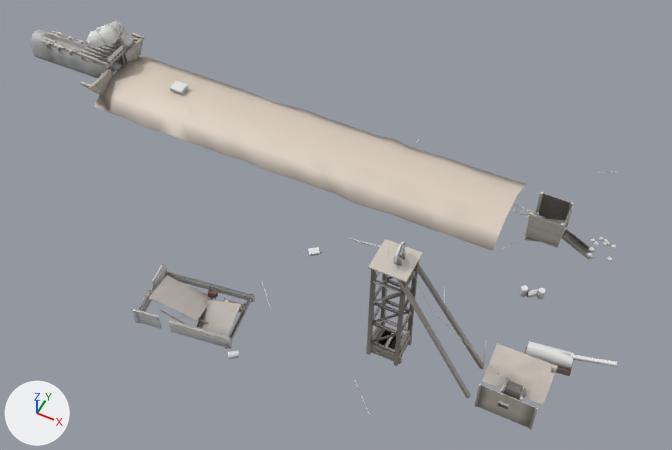
A saved change to the glTF model thin-air/assets/models/poi/ashford_mine.glb.
The view is the same before and after, from a 50 mm camera at (19.5, -52.6, 63.2) aimed at (-5.2, -3.3, 1.5). Lighting does not change. The marker at lower left points along +X, +Y and +Z. The older version comes first. Vertices at exactly the same position are counted once.

The first picture shows 'detail', 'ground', 'main' and 1 more.
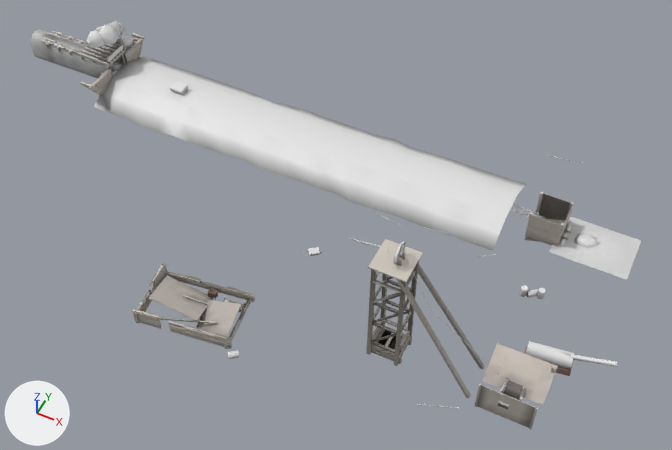
Boxes [x1, y1, x2, y2] around the edits, measured in the pictures (672 x 450 px; the box of a moved part takes in the faces that stretch with it):
'ground', reshaped (27% wider, 15% taller): before [94, 56, 526, 251]; after [94, 56, 641, 280]
part 1 of me_main, moved or reshaped: before [160, 309, 189, 325]; after [183, 295, 209, 305]
part 2 of me_main, moved or reshaped (mostly hidden before): before [198, 319, 209, 324]; after [159, 317, 217, 324]
part 3 of me_main, added: after [574, 234, 597, 248]
part 4 of me_main, reshaped: before [133, 263, 255, 349]; after [132, 263, 255, 349]
part 5 of me_main, edited (looks the same): [133, 221, 617, 426] in both
part 6 of me_ground, added: after [549, 216, 641, 280]
part 7 of me_ground, recoloured: [94, 56, 526, 251] in both

The change, as a list of edits to the scene's bpy script:
```text
Add mat_tailings:
    mat_tailings = bpy.data.materials.new('tailings')
    # nodes: BsdfPrincipled, Mix, OutputMaterial, VertexColor
    # colours: white #e7e7e7, mixed with the vertex colours
Change me_main:
    used by ob_main; location = (0.0, 0.0, 0.0)
    remove me_main.from_pydata(...)  # 3782 vertices, 6232 faces; spans x -45.6..21.0, y -19.3..10.7, z -1.5..12.8
    add me_main.from_pydata(...)  # 4380 vertices, 7336 faces; spans x -45.6..21.0, y -19.3..10.7, z -1.5..12.8
    me_main part 1: the loose piece of 8 vertices spanning x -14.2..-11.0, y -17.8..-17.6, z 0.0..1.0 is multiplied about its middle by the matrix ((1.095, -0.233, -0.013), (0.233, 1.096, -0.003), (0.013, 0.0, 1.12)), then moved by (1.0, 2.4, 0.0)
    me_main part 2: the loose piece of 8 vertices spanning x -11.5..-9.3, y -17.1..-16.7, z 0.0..0.8 is multiplied about its middle by the matrix ((-2.423, 0.348, 0.33), (-0.339, -2.445, 0.092), (0.339, 0.045, 2.446)), then moved by (-1.6, -0.6, 0.1)
    me_main part 3: a new loose piece of 42 vertices spanning x 13.9..16.4, y 5.1..6.9, z -0.2..0.6, in mat_gravel
    me_main part 4: 24 vertices moved within x -16.6..-7.4, y -19.3..-12.7, z 0.0..1.6; 92 vertices removed from x -16.6..-7.4, y -19.3..-12.7, z 0.0..1.6; 648 vertices added at x -16.6..-7.4, y -19.3..-12.7, z 0.0..1.7
    me_main part 5: 1178 kept faces spanning x -16.6..21.0, y -19.3..7.6, z -1.5..12.8 get new vertex colours; the middle colour goes from grey #ada8a2 to grey #a8a59e
    other edits to the shape of me_main do not show in these pictures
    add me_main.materials.append(mat_gravel)
Change me_ground:
    used by ob_ground; location = (0.0, 0.0, 0.0)
    remove me_ground.from_pydata(...)  # 138 vertices, 220 faces; spans x -35.2..8.0, y 1.2..10.8, z -0.1..1.6
    add me_ground.from_pydata(...)  # 385 vertices, 652 faces; spans x -35.2..19.5, y 1.2..10.8, z -0.1..1.6
    me_ground part 6: a new loose piece of 247 vertices spanning x 12.5..19.5, y 3.5..8.5, z 0.0..0.4, in mat_tailings
    me_ground part 7: 220 kept faces spanning x -35.2..8.0, y 1.2..10.8, z -0.1..1.6 get new vertex colours
    add me_ground.materials.append(mat_tailings)
```
